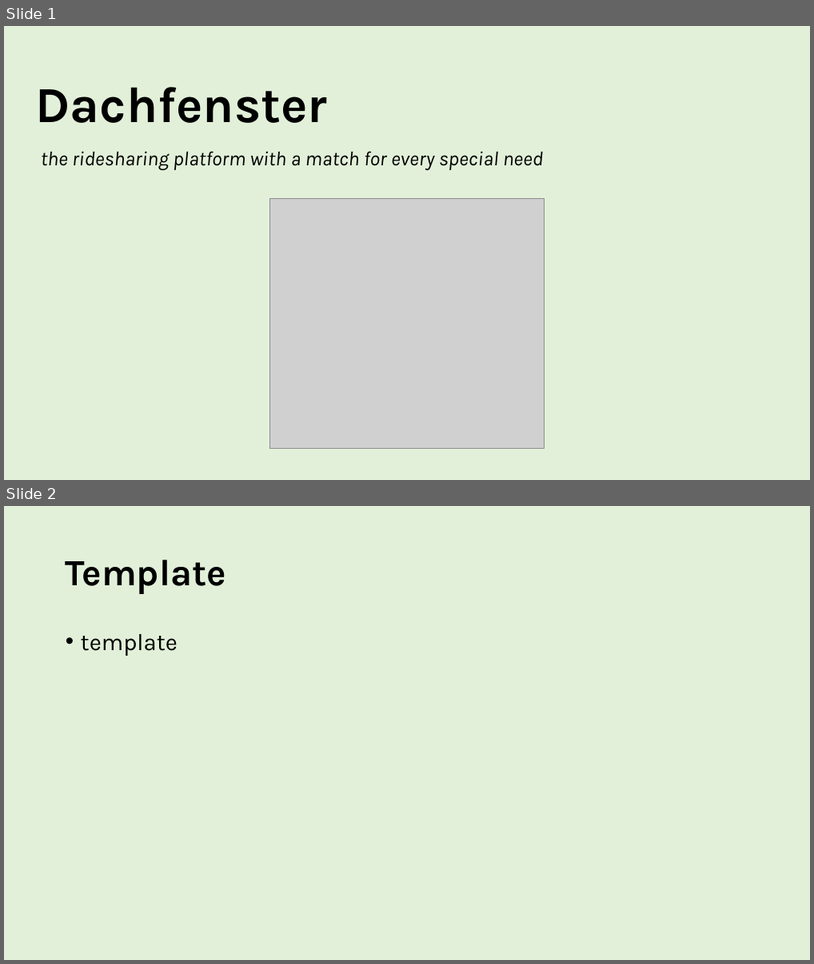
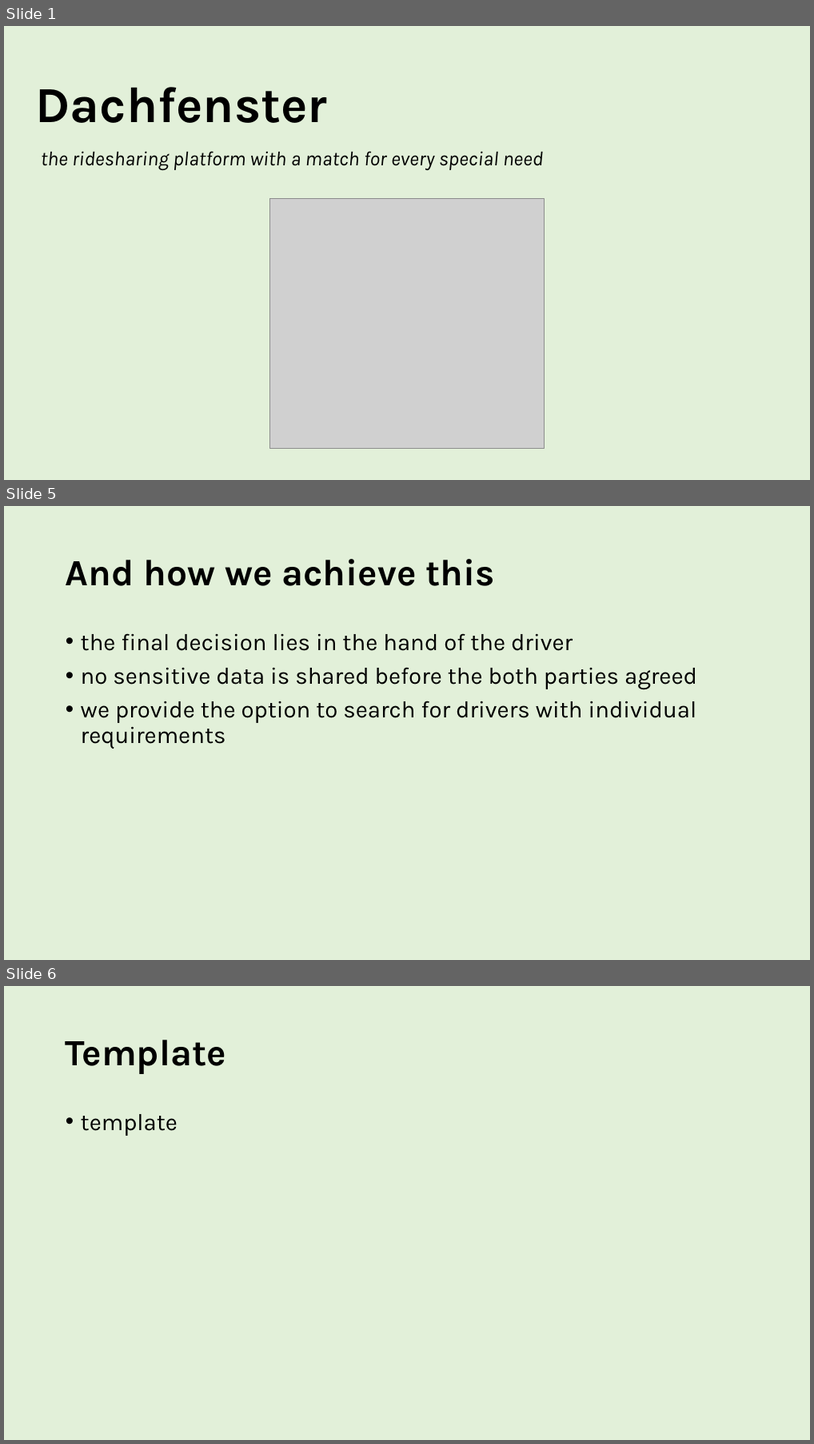
Before and after one commit to lumagician/dachfenster, a slide deck: static/dachfenster-pitch.pptx. Shown one above the other, each under a label of ours: slides 1 and 2 before the commit, slides 1, 5 and 6 after it; the slides between them are not shown. The pictures are 814x964 and 814x1444 pixels, drawn with LibreOffice and Linux fonts; fonts in the diff are those of the drawing; grey boxes stand for pictures. Boxes give left, top, right and bottom in pixels: in the first picture for what was removed or moved away, otherwise in the second. Text is boxed around its words. In the diff, an @@ line names an element or a change of style, - is before the commit and + after.

```diff
--- a/static/dachfenster-pitch.pptx
+++ b/static/dachfenster-pitch.pptx
@@ slide 5 added at box(4, 506, 810, 960), background #E2F0D9 @@
@@ title added at box(66, 559, 494, 586), 44 pt, text #000000, bold @@
+And how we achieve this
@@ text added at box(81, 633, 698, 748), 28 pt, text #000000 @@
+• the final decision lies in the hand of the driver
+• no sensitive data is shared before the both parties agreed
+• we provide the option to search for drivers with individual requirements
@@ what was slide 2 is now slide 6 @@
```
Also in this commit, not shown: 3 other slides added, 2 other files.
